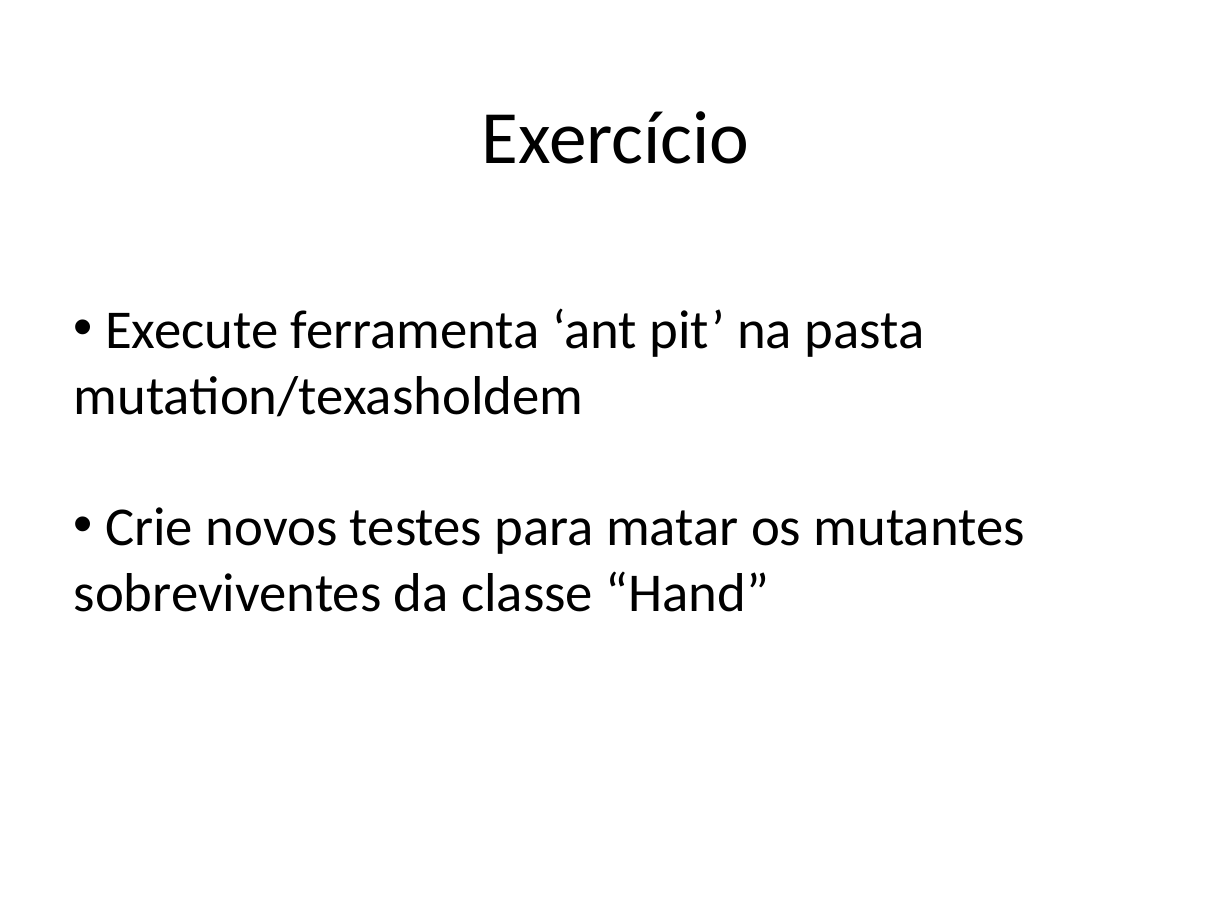
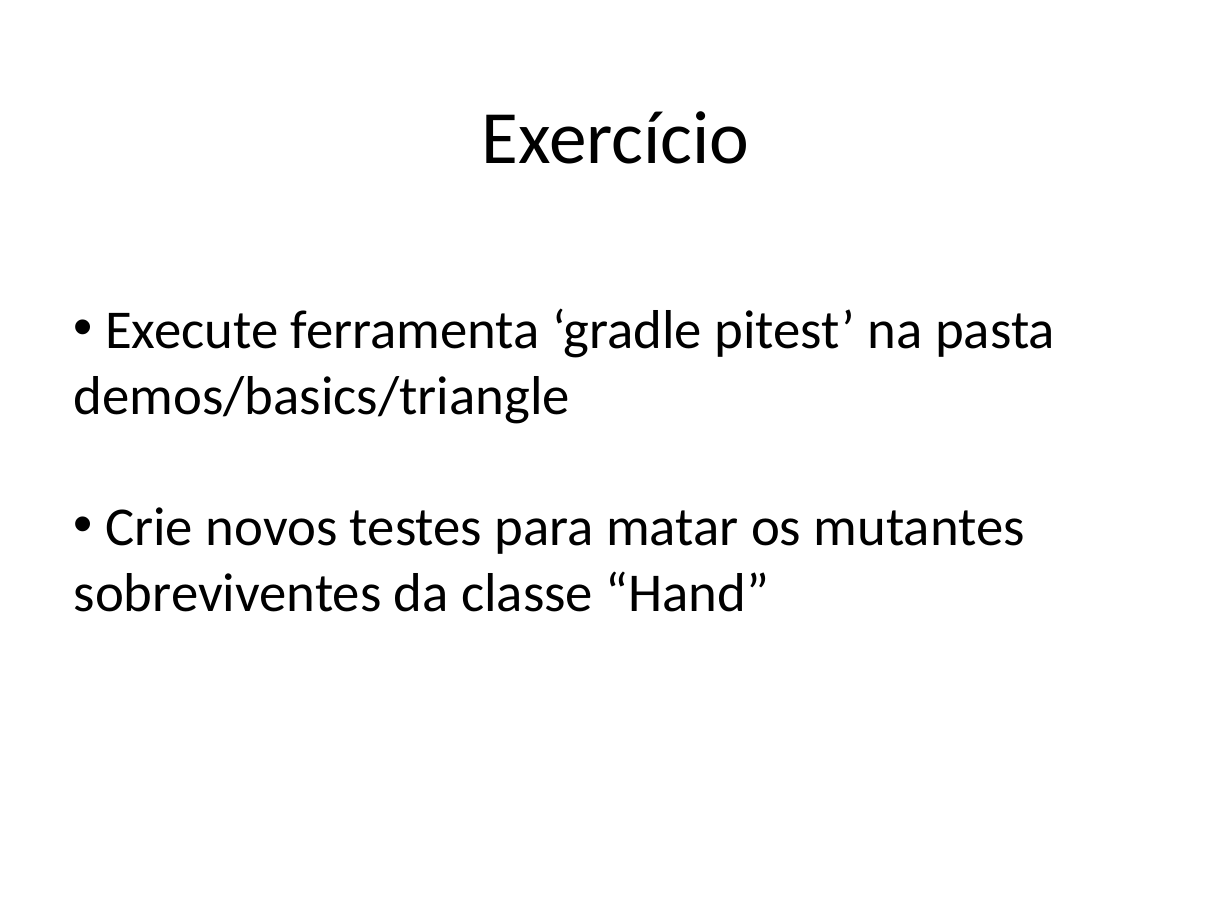
Before and after one commit to STAR-RG/testing-cin, a slide deck: slide 136 of slides.pptx (slide 134 before the commit). Drawn at 1232x924 pixels with LibreOffice and Linux fonts; fonts in the diff are those of the drawing. Boxes give left, top, right and bottom in pixels: in the first picture for what was removed or moved away, otherwise in the second. Text is boxed around its words. In the diff, an @@ line names an element or a change of style, - is before the commit and + after.

```diff
--- a/slides.pptx
+++ b/slides.pptx
@@ text at box(74, 308, 1055, 424): text changed @@
-• Execute ferramenta ‘ant pit’ na pasta mutation/texasholdem
+• Execute ferramenta ‘gradle pitest’ na pasta demos/basics/triangle
```
Also in this commit, not shown: 15 other slides changed, 3 slides added, 1 slide removed.
